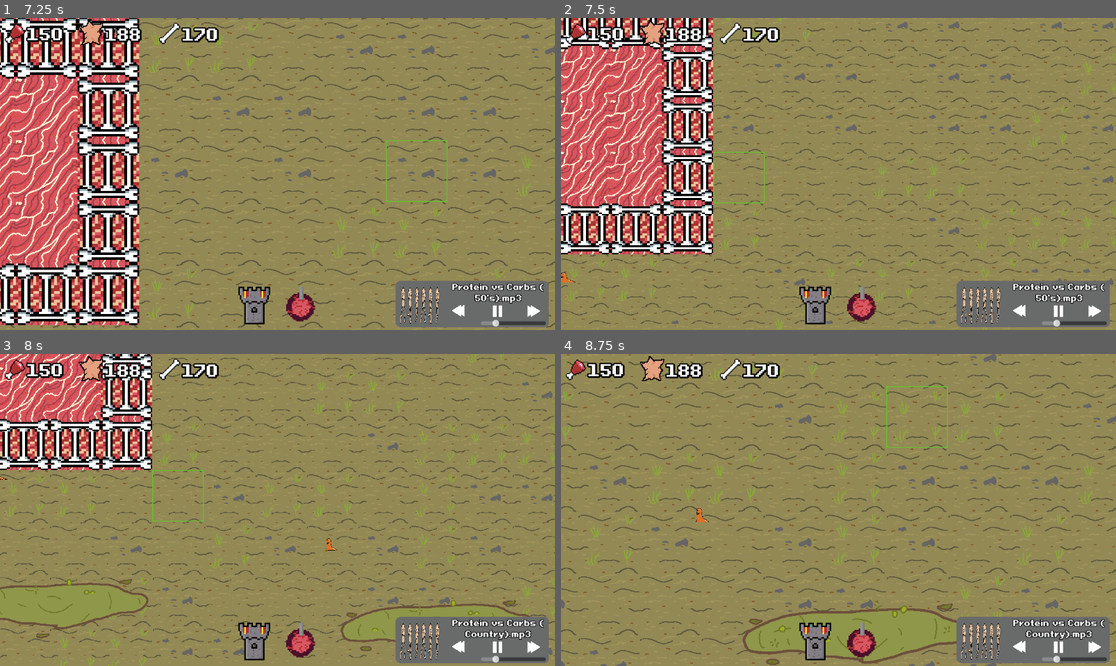
Above: before the commit, frames 1-4 (two rows, left to right).
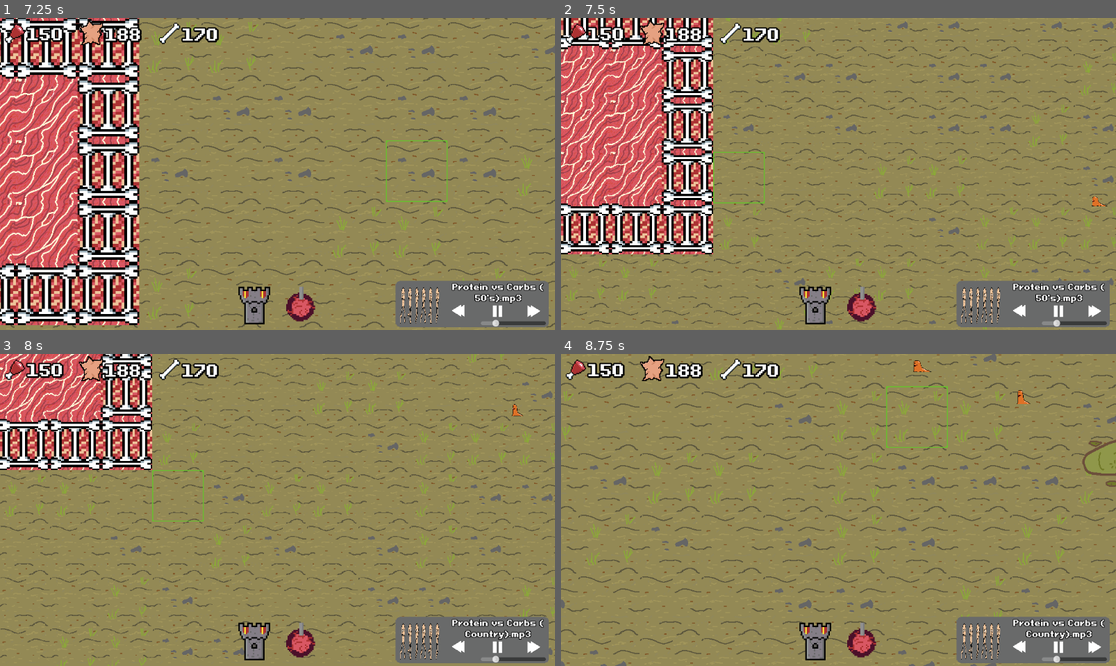
Above: after the commit, the same moments.

Repository: PhilipSBeck/Ludum-Dare-56
Game: Godot game, scene res://Levels/TitleScreen.tscn
Two runs of this game, one before a commit and one after it. Both use one fixed random seed, a clock stepped at 60 frames per second and the inputs below. Sound files missing from this copy of the repository are replaced by a short silence.
Inputs (mouse positions are in pixels of both pictures, inside the frame that each line leads up to):
- Up to frame 1 (7.25 s): click "Start" at 0.5 s; click (532, 311) at 1.25 s; click (532, 311) at 2 s; click (255, 308) at 2.75 s; click (299, 308) at 3.5 s; click (460, 311) at 4.25 s; click (499, 311) at 5 s; click (499, 311) at 5.75 s; tap Enter at 6.5 s; move the mouse to (399, 158) at 6.52 s; hold Right (ui_right) from 6.53 s (still down); click (399, 158) at 6.6 s
- Up to frame 2 (7.5 s): move the mouse to (727, 189) at 7.27 s; release Right (ui_right) at 7.28 s; hold Down (ui_down) from 7.28 s (still down); tap Mouse wheel down (WheelDown) at 7.35 s
- Up to frame 3 (8 s): keep holding Down (ui_down); click (166, 525) at 7.55 s
- Up to frame 4 (8.75 s): move the mouse to (894, 441) at 8.02 s; release Down (ui_down) at 8.03 s; hold Right (ui_right) from 8.03 s (still down); tap Mouse wheel up (WheelUp) at 8.1 s; click (894, 441) at 8.3 s

Frame 1 is identical in both runs. In frame 2, less than 0.1% of the frame differs, in the area x 0-99%, y 57-85%; in frame 3, 1.3%; in frame 4, 1.6%, in the area x 24-100%, y 2-100%.

Commit message:
Bound check

Diff:
--- a/Scripts/Core/main.gd
+++ b/Scripts/Core/main.gd
@@ -83,8 +83,9 @@
 	check_wall_adjecency()
 	set_placing_tiles(false)
 
-	var fortress_min = (Vector2(mapPos)*128.0)
-	var fortress_max = (Vector2(mapPos)*128.0)+(Vector2(5,5)*128.0)
+
+	var fortress_min = Vector2(mapPos)+Vector2(50.0, 50.0)
+	var fortress_max = Vector2(mapPos)+Vector2(5,5)+Vector2(50.0, 50.0)
 	delete_spawner_here(Rect2(fortress_min, fortress_max))
 
 
@@ -166,10 +167,20 @@
 	for spawner in spawners:
 		var spawner_col_shape: CollisionShape2D = spawner.get_node("CollisionShape2D")
 		var spawner_scale = spawner_col_shape.scale*0.5
-		var spawner_bounds_min = spawner.position #- spawner_scale
-		var spawner_bounds_max = spawner.position #+ spawner_scale
+		var spawner_bounds_min = (spawner.position/128.0)-Vector2(2, 1)+Vector2(50.0, 50.0)
+		var spawner_bounds_max = (spawner.position/128.0)+Vector2(2, 1)+Vector2(50.0, 50.0)
 
 		var spawner_bounds = Rect2(spawner_bounds_min, spawner_bounds_max)
 
-		if bounds.intersects(spawner_bounds):
+		if rects_overlap(spawner_bounds, bounds):
+		#if spawner_bounds.intersects(bounds):
 			spawner.queue_free()
+
+func rects_overlap(a: Rect2, b: Rect2) -> bool:
+	if(a.position.x > b.size.x
+		or b.position.x > a.size.x
+		or a.position.y > b.size.y
+		or b.position.y > a.size.y):
+			return false
+
+	return true
--- a/Scripts/Gameplay/Map/world_map.gd
+++ b/Scripts/Gameplay/Map/world_map.gd
@@ -19,7 +19,8 @@
 	var tile_size = tile_set.tile_size
 	for i in no_of_spawners:
 		var spawner = spawner_scene.instantiate()
-		var pos = Vector2(randf_range(0,100)-50, randf_range(0,100)-50)*Vector2(tile_size)
+		var pos = Vector2(randi_range(0,100)-50, randi_range(0,100)-50)
+		pos*=Vector2(tile_size)
 		#while check_if_spawner_already_at_pos(pos):
 		#	pos = Vector2(randf_range(0,100), randf_range(0,100))*Vector2(tile_size)
 
